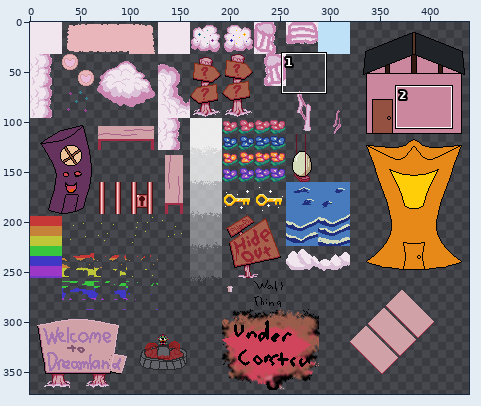
One commit to this sprite sheet: textures/dreamland.png. The picture above shows the old version from afar; the outline marks the close-up.
Close-up. As it was:
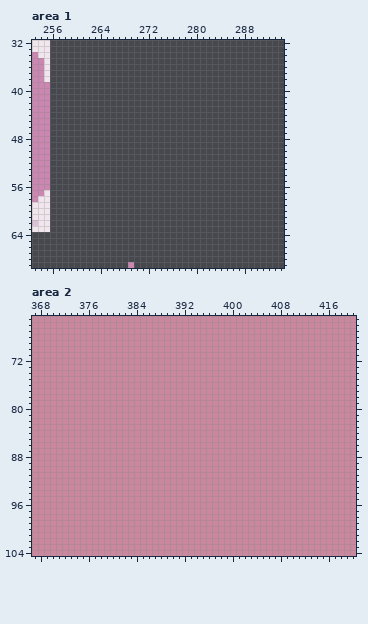
The file is 512x512 pixels. Pixels under 10% opacity are left out. Colours within 5 levels of each other are drawn and written as one. Shown: area 1: x 253..294, y 32..69; area 2: x 367..420, y 65..104. The wide view leaves out empty margins.
The result:
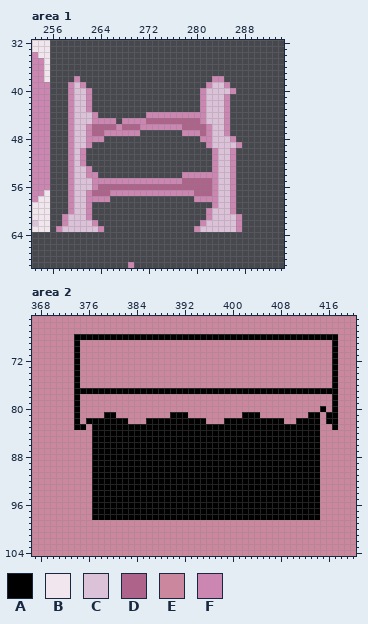
Palette (. is transparent): A #000000  B #f2e6ee  C #dbc2d8  D #ae648a  E #cb879e  F #cb87b2
What changed:
Changed rows in their new state; - is an unchanged pixel.
Area 1:
first column x 257:
38 ---F----------------------FF---
39 --FCF--------------------FCCF--
40 --FCCF------------------FCCCCF-
41 --FCCF------------------FCCCF--
42 --FCCF------------------FCCCF--
43 --FCCF------------------FCCCF--
44 --FCCCF--------FFFFFFFFFFCCCF--
45 --FCCCFFFF-FFFFDDDDDDDDDFCCCF--
46 --FCCFDDDDFDDDFFFFFFFDDDDFCCF--
47 --FCCFDDFFFFFF-------FFFDFCCF--
48 --FCCFFF----------------FFCCCF-
49 --FCCF-------------------FCCCCF
50 --FCF---------------------FCCF-
51 --FCF---------------------FCCF-
52 --FCF---------------------FCCF-
53 --FCCF--------------------FCCF-
54 --FCCFF--------------FFFFFFCCF-
55 --FCCCFFFFFFFFFFFFFFFDDDDDFCCF-
56 --FCCCFDDDDDDDDDDDDDDDDDDDFCCF-
57 --FCCFDDDFFFFFFFFFFFFFFDDDFCCF-
58 --FCCFFFF--------------FFFFCCF-
59 --FCCF--------------------FCCF-
60 --FCCF-------------------FCCCF-
61 -FCCCF-------------------FCCCCF
62 -FCCCCF-----------------FCCCCCF
63 FCCCCCCF---------------FCCCCCCF
Area 2:
first column x 374:
 68 AAAAAAAAAAAAAAAAAAAAAAAAAAAAAAAAAAAAAAAAAAAA
 69 A------------------------------------------A
 70 A------------------------------------------A
 71 A------------------------------------------A
 72 A------------------------------------------A
 73 A------------------------------------------A
 74 A------------------------------------------A
 75 A------------------------------------------A
 76 A------------------------------------------A
 77 AAAAAAAAAAAAAAAAAAAAAAAAAAAAAAAAAAAAAAAAAAAA
 78 A------------------------------------------A
 79 A------------------------------------------A
 80 A----------------------------------------A-A
 81 A----AA---------AAA---------AAA--------AA-AA
 82 A-AAAAAAA---AAAAAAAAAA---AAAAAAAAAA--AAAA-AA
 83 AA-AAAAAAAAAAAAAAAAAAAAAAAAAAAAAAAAAAAAAA--A
 84 ---AAAAAAAAAAAAAAAAAAAAAAAAAAAAAAAAAAAAAA---
 85 ---AAAAAAAAAAAAAAAAAAAAAAAAAAAAAAAAAAAAAA---
 86 ---AAAAAAAAAAAAAAAAAAAAAAAAAAAAAAAAAAAAAA---
 87 ---AAAAAAAAAAAAAAAAAAAAAAAAAAAAAAAAAAAAAA---
 88 ---AAAAAAAAAAAAAAAAAAAAAAAAAAAAAAAAAAAAAA---
 89 ---AAAAAAAAAAAAAAAAAAAAAAAAAAAAAAAAAAAAAA---
 90 ---AAAAAAAAAAAAAAAAAAAAAAAAAAAAAAAAAAAAAA---
 91 ---AAAAAAAAAAAAAAAAAAAAAAAAAAAAAAAAAAAAAA---
 92 ---AAAAAAAAAAAAAAAAAAAAAAAAAAAAAAAAAAAAAA---
 93 ---AAAAAAAAAAAAAAAAAAAAAAAAAAAAAAAAAAAAAA---
 94 ---AAAAAAAAAAAAAAAAAAAAAAAAAAAAAAAAAAAAAA---
 95 ---AAAAAAAAAAAAAAAAAAAAAAAAAAAAAAAAAAAAAA---
 96 ---AAAAAAAAAAAAAAAAAAAAAAAAAAAAAAAAAAAAAA---
 97 ---AAAAAAAAAAAAAAAAAAAAAAAAAAAAAAAAAAAAAA---
 98 ---AAAAAAAAAAAAAAAAAAAAAAAAAAAAAAAAAAAAAA---
Where, in picture pixels (left, top, right, bottom), the same in both close-ups:
added: (56, 76, 242, 232)
changed: (74, 334, 338, 520)
